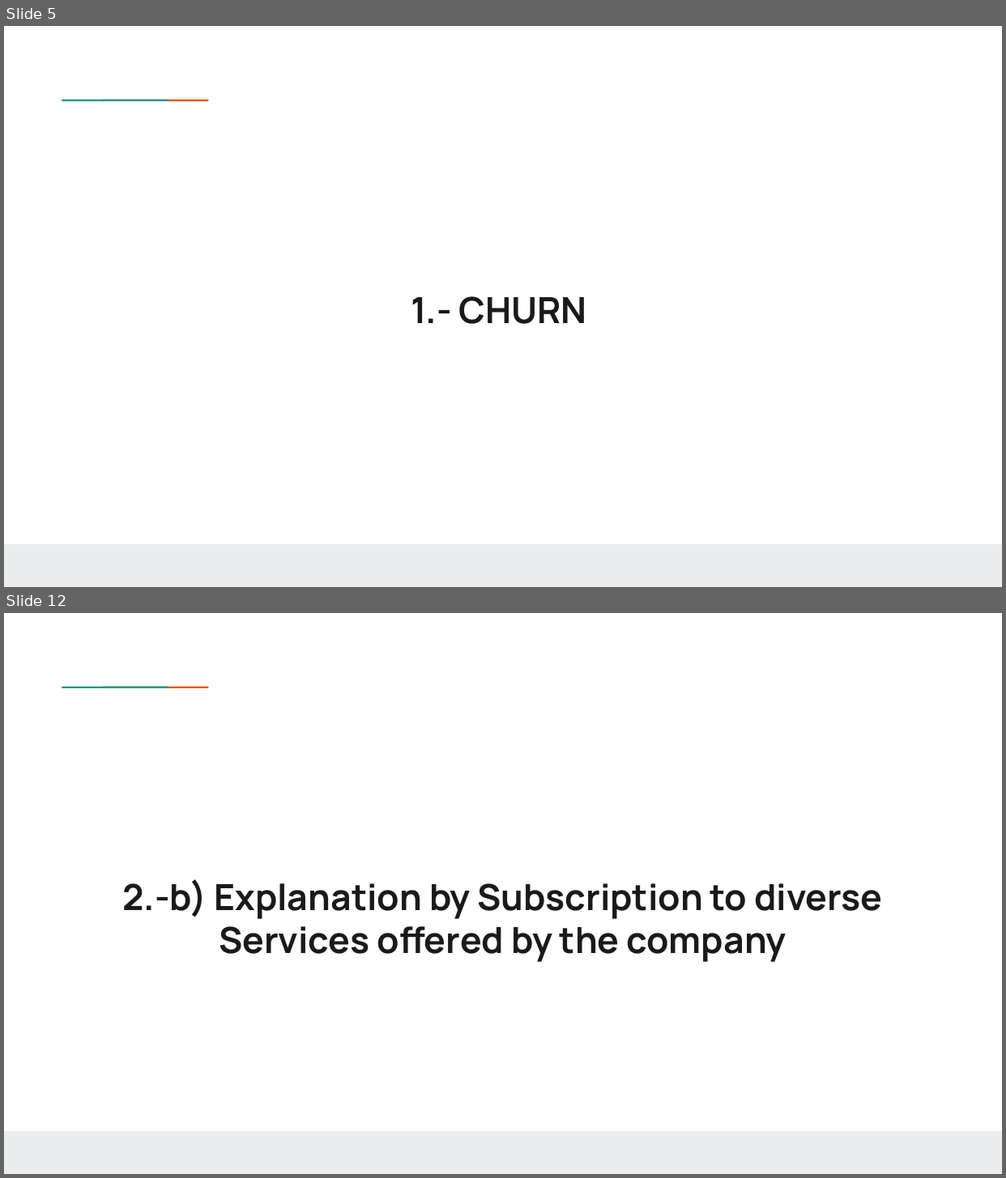
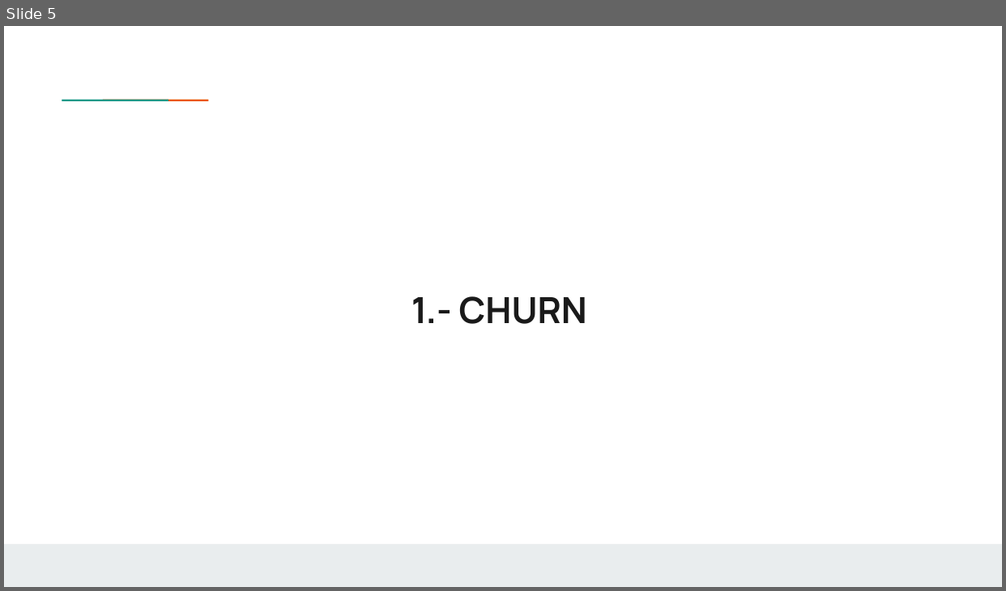
Before and after one commit to weinerkervens/churn_analysis, a slide deck: presentation.pptx. Shown one above the other, each under a label of ours: slides 5 and 12 before the commit, slide 5 after it; the slides between them are not shown. The pictures are 1006x1178 and 1006x591 pixels, drawn with LibreOffice and Linux fonts; fonts in the diff are those of the drawing; background and template pictures are left out. Boxes give left, top, right and bottom in pixels: in the first picture for what was removed or moved away, otherwise in the second. Text is boxed around its words. In the diff, an @@ line names an element or a change of style, - is before the commit and + after.

```diff
--- a/presentation.pptx
+++ b/presentation.pptx
@@ slide 12 removed at [4,613,1002,1174], background #FFFFFF; not listed: 3 template elements that a slide beside it also shows @@
@@ title removed at [122,879,882,962] @@
-2.-b) Explanation by Subscription to diverse Services offered by the company
```
Also in this commit, not shown: 1 slide changed, 1 slide added, 25 other slides removed.
